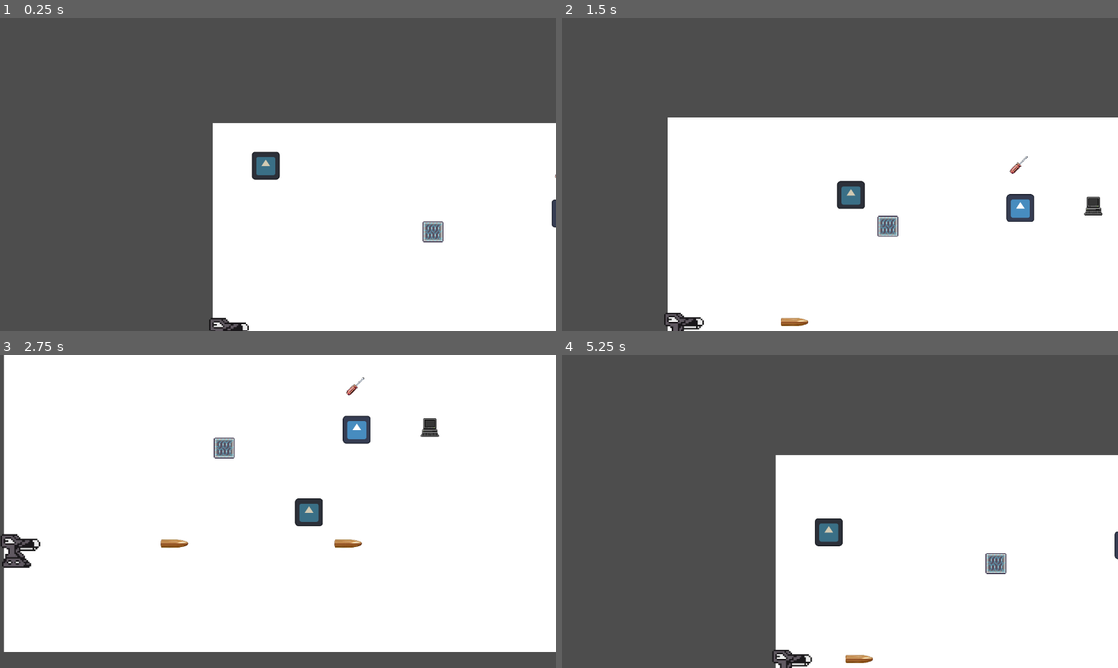
Above: before the commit, frames 1-4 (two rows, left to right).
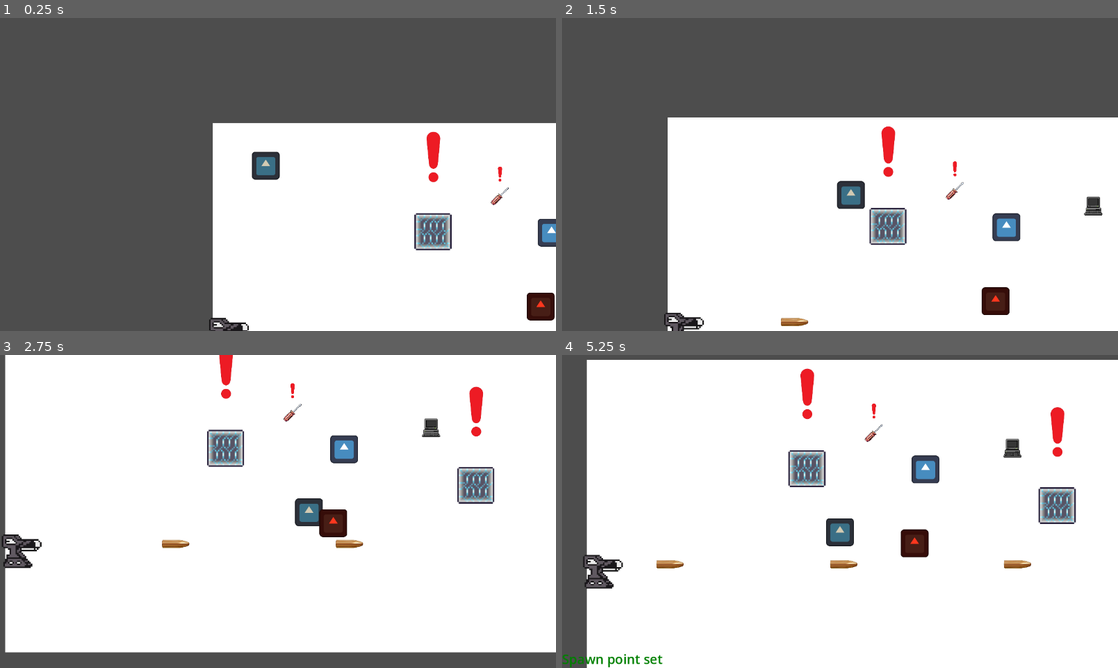
Above: after the commit, the same moments.

Repository: randellsoteo/PixelRig-Showcase
Game: Godot game, scene res://world.tscn
The game is run twice, just before and just after one commit, with the same random seed, the same clock (stepped at 60 frames per second) and the same inputs. The engine's default icon, where the game draws it, is replaced by a stand-in: a white triangle on a blue panel in a dark square.
Inputs:
- Up to frame 1 (0.25 s): no input
- Up to frame 2 (1.5 s): tap Enter (ui_accept) at 0.5, 0.77 s; hold D (Right) 0.53-1.28 s; tap E (Interact) at 0.6, 1.35 s; hold S (Down) from 1.28 s (still down)
- Up to frame 3 (2.75 s): tap Enter (ui_accept) at 1.52 s; release S (Down) at 2.03 s; hold D (Right) from 2.03 s (still down); tap E (Interact) at 2.1 s
- Up to frame 4 (5.25 s): release D (Right) at 2.78 s; hold W (Up) 2.78-3.53 s; tap E (Interact) every 0.75 s from 2.85 to 5.1 s; tap Enter (ui_accept) at 3.02, 3.77, 4.52 s; hold A (Left) 3.53-5.03 s; hold S (Down) from 5.03 s (still down)

The runs differ from the first frame. In frame 1, 1.9% of the frame differs, in the area x 74-100%, y 36-97%; in frame 2, 2.4%; in frame 3, 4.4%; in frame 4, 56%, in the area x 0-100%, y 1-100%.
Error after the commit: Invalid assignment of property or key 'shape' with value of type 'CircleShape2D' on a base object of type 'null instance'. (res://hostile.gd:13)

Commit message:
added indicators at interactibles, introduced a hostile
hostile code not complete, indicator not behaving correctly(not disappearing when interacted)

Diff:
--- /dev/null
+++ b/pixelrig-ai/UIManager.gd
@@ -0,0 +1,13 @@
+extends CanvasLayer
+
+@onready var terminal_text = $TerminalText
+
+func show_message(msg: String, duration: float = 2.0):
+	terminal_text.text = msg
+	terminal_text.visible = true
+
+	# Create timer for auto-hide
+	var timer = get_tree().create_timer(duration)
+	timer.timeout.connect(func():
+		terminal_text.visible = false
+	)
--- a/pixelrig-ai/checkpoint.gd
+++ b/pixelrig-ai/checkpoint.gd
@@ -5,3 +5,6 @@
 	if world and world.has_method("set_spawn_point"):
 		world.set_spawn_point(global_position)
 		print("✅ Checkpoint activated at:", global_position)
+
+		var ui_manager = get_tree().get_root().get_node("World/UI")
+		ui_manager.show_message("Spawn point set")
--- a/pixelrig-ai/checkpoint.tscn
+++ b/pixelrig-ai/checkpoint.tscn
@@ -1,7 +1,8 @@
-[gd_scene load_steps=4 format=3 uid="uid://cb870han1j5p4"]
+[gd_scene load_steps=5 format=3 uid="uid://cb870han1j5p4"]
 
 [ext_resource type="Script" uid="uid://bnufivgjn1yr8" path="res://checkpoint.gd" id="1_luqgl"]
 [ext_resource type="Texture2D" uid="uid://hk2uilcknbi2" path="res://Martian_Conduit_Plating_(placed).png" id="2_r6hke"]
+[ext_resource type="PackedScene" uid="uid://m7pcuhkh2fhn" path="res://indicator.tscn" id="3_tnhlw"]
 
 [sub_resource type="CircleShape2D" id="CircleShape2D_r6hke"]
 radius = 33.9411
@@ -10,7 +11,11 @@
 script = ExtResource("1_luqgl")
 
 [node name="Sprite2D" type="Sprite2D" parent="."]
+scale = Vector2(1.78095, 1.78095)
 texture = ExtResource("2_r6hke")
 
 [node name="CollisionShape2D" type="CollisionShape2D" parent="."]
+scale = Vector2(1.643, 1.643)
 shape = SubResource("CircleShape2D_r6hke")
+
+[node name="Indicator" parent="." instance=ExtResource("3_tnhlw")]
--- /dev/null
+++ b/pixelrig-ai/hostile.gd
@@ -0,0 +1,39 @@
+extends CharacterBody2D
+
+@export var speed: float = 450.0   # slightly faster than player (400)
+@export var detection_radius: float = 200.0
+
+@onready var detection_area: Area2D = $DetectionArea
+var target: Node = null
+
+func _ready():
+	# Make sure detection radius matches exported variable
+	var shape = CircleShape2D.new()
+	shape.radius = detection_radius
+	$DetectionArea/CollisionShape2D.shape = shape
+
+	# Connect signals
+	detection_area.body_entered.connect(_on_body_entered)
+	detection_area.body_exited.connect(_on_body_exited)
+
+func _physics_process(delta: float) -> void:
+	if target:
+		var direction = (target.global_position - global_position).normalized()
+		velocity = direction * speed
+		move_and_slide()
+	else:
+		velocity = Vector2.ZERO
+		move_and_slide()
+
+func _on_body_entered(body: Node) -> void:
+	if body.name == "Player":
+		target = body
+
+func _on_body_exited(body: Node) -> void:
+	if body == target:
+		target = null
+
+func _on_Hostile_body_entered(body: Node) -> void:
+	# Collision with Player (not just detection)
+	if body.name == "Player" and body.has_method("take_damage"):
+		body.take_damage(1)
--- /dev/null
+++ b/pixelrig-ai/hostile.tscn
@@ -0,0 +1,20 @@
+[gd_scene load_steps=4 format=3 uid="uid://drylj2ljl71ai"]
+
+[ext_resource type="Texture2D" uid="uid://hdy2k00in2tp" path="res://icon.svg" id="1_iy37f"]
+[ext_resource type="Script" uid="uid://blme3mphwsc6y" path="res://hostile.gd" id="1_xyycg"]
+
+[sub_resource type="CircleShape2D" id="CircleShape2D_t8igv"]
+radius = 72.4431
+
+[node name="CharacterBody2D" type="CharacterBody2D"]
+scale = Vector2(0.5, 0.5)
+script = ExtResource("1_xyycg")
+
+[node name="Sprite2D" type="Sprite2D" parent="."]
+modulate = Color(1, 0.215686, 0.117647, 1)
+texture = ExtResource("1_iy37f")
+
+[node name="CollisionShape2D" type="CollisionShape2D" parent="Sprite2D"]
+shape = SubResource("CircleShape2D_t8igv")
+
+[node name="Area2D" type="Area2D" parent="Sprite2D/CollisionShape2D"]
--- /dev/null
+++ b/pixelrig-ai/indicator.tscn
@@ -0,0 +1,8 @@
+[gd_scene load_steps=2 format=3 uid="uid://m7pcuhkh2fhn"]
+
+[ext_resource type="Texture2D" uid="uid://esryj45fycro" path="res://indicator.png" id="1_sgcln"]
+
+[node name="Indicator" type="Sprite2D"]
+position = Vector2(1, -172)
+scale = Vector2(0.2, 0.2)
+texture = ExtResource("1_sgcln")
--- /dev/null
+++ b/pixelrig-ai/terminal_text.gd
@@ -0,0 +1,9 @@
+extends Label
+
+func show_message(msg: String, duration: float = 2.0):
+	text = msg
+
+	var timer = get_tree().create_timer(duration)
+	timer.timeout.connect(func():
+		text = ""
+	)
--- a/pixelrig-ai/tool.gd
+++ b/pixelrig-ai/tool.gd
@@ -1,12 +1,15 @@
 extends StaticBody2D
 
+@export var tool_name = "Demo Tool"
+var indicator: Node = null
 
-@export var tool_name = "Demo Tool"
-
-# Reference to the UI label
-@onready var ui_label = get_tree().get_root().get_node("World/UI/TerminalText")
+func _ready():
+	# Load and add indicator scene
+	var indicator_scene = preload("res://Indicator.tscn")
+	indicator = indicator_scene.instantiate()
+	indicator.position = Vector2(0, -32)  # above the sprite
 
 func interact():
-	#ui_label.bbcode_enabled = true
-	ui_label.text = "Picked up " + tool_name
-	queue_free()  # remove the tool from the scene after pickup
+	var ui_manager = get_tree().get_root().get_node("World/UI")
+	ui_manager.show_message("Picked up " + tool_name)
+	queue_free()
--- a/pixelrig-ai/tool.tscn
+++ b/pixelrig-ai/tool.tscn
@@ -1,7 +1,8 @@
-[gd_scene load_steps=4 format=3 uid="uid://pysmgpld30kt"]
+[gd_scene load_steps=5 format=3 uid="uid://pysmgpld30kt"]
 
 [ext_resource type="Script" uid="uid://ne81y0wuay6e" path="res://tool.gd" id="1_f6vxs"]
 [ext_resource type="Texture2D" uid="uid://bgj4oalip25rs" path="res://download-removebg-preview (1).png" id="2_3gk12"]
+[ext_resource type="PackedScene" uid="uid://m7pcuhkh2fhn" path="res://indicator.tscn" id="3_n5j8b"]
 
 [sub_resource type="CapsuleShape2D" id="CapsuleShape2D_3gk12"]
 radius = 21.2132
@@ -12,10 +13,10 @@
 script = ExtResource("1_f6vxs")
 
 [node name="Sprite2D" type="Sprite2D" parent="."]
-position = Vector2(241, 251)
 texture = ExtResource("2_3gk12")
 
 [node name="CollisionShape2D" type="CollisionShape2D" parent="."]
-position = Vector2(243, 247)
 rotation = 0.785398
 shape = SubResource("CapsuleShape2D_3gk12")
+
+[node name="Indicator" parent="." instance=ExtResource("3_n5j8b")]
--- a/pixelrig-ai/world.tscn
+++ b/pixelrig-ai/world.tscn
@@ -1,16 +1,19 @@
-[gd_scene load_steps=16 format=3 uid="uid://b3d5v3f3xxmyr"]
+[gd_scene load_steps=19 format=3 uid="uid://b3d5v3f3xxmyr"]
 
 [ext_resource type="PackedScene" uid="uid://by7yctgrl7bo1" path="res://player.tscn" id="1_f3sb7"]
 [ext_resource type="Script" uid="uid://cye0siraoeqot" path="res://world.gd" id="1_fj7yv"]
 [ext_resource type="Texture2D" uid="uid://cvnjo146ljtu0" path="res://Solid_white.png" id="3_tlwt5"]
 [ext_resource type="PackedScene" uid="uid://hvvkl7lvsd4v" path="res://terminal.tscn" id="4_aqk2v"]
 [ext_resource type="PackedScene" uid="uid://pysmgpld30kt" path="res://tool.tscn" id="5_036b0"]
+[ext_resource type="Script" uid="uid://ce5030nntfbll" path="res://UIManager.gd" id="6_2o6r5"]
 [ext_resource type="Script" uid="uid://bxy6c1qx4dxeq" path="res://quiz_ui.gd" id="6_dwbse"]
+[ext_resource type="Script" uid="uid://1gpblsr3h3ch" path="res://terminal_text.gd" id="6_k3n1d"]
 [ext_resource type="PackedScene" uid="uid://dx5vuu1noee2i" path="res://quizmaster.tscn" id="7_pkg7o"]
 [ext_resource type="PackedScene" uid="uid://oc4d7qawurv6" path="res://terminal_ui.tscn" id="8_gbfbk"]
 [ext_resource type="PackedScene" uid="uid://cfyuw72hl38nd" path="res://shooter.tscn" id="9_ioo17"]
 [ext_resource type="PackedScene" uid="uid://blk42hgh3rpoo" path="res://projectile.tscn" id="10_wse8f"]
 [ext_resource type="PackedScene" uid="uid://cb870han1j5p4" path="res://checkpoint.tscn" id="11_ic0uy"]
+[ext_resource type="PackedScene" uid="uid://drylj2ljl71ai" path="res://hostile.tscn" id="14_70uel"]
 
 [sub_resource type="RectangleShape2D" id="RectangleShape2D_fj7yv"]
 size = Vector2(1280, 20)
@@ -113,6 +116,7 @@
 scale = Vector2(0.3, 0.3)
 
 [node name="UI" type="CanvasLayer" parent="."]
+script = ExtResource("6_2o6r5")
 
 [node name="TerminalText" type="Label" parent="UI"]
 anchors_preset = 2
@@ -123,13 +127,14 @@
 grow_vertical = 0
 theme_override_colors/font_color = Color(0, 0.501961, 0, 1)
 theme_override_font_sizes/font_size = 30
+script = ExtResource("6_k3n1d")
 
 [node name="Tool" parent="." instance=ExtResource("5_036b0")]
-position = Vector2(736, 34)
+position = Vector2(661, 169)
 scale = Vector2(0.3, 0.3)
 
 [node name="Quizmaster" parent="." instance=ExtResource("7_pkg7o")]
-position = Vector2(812, 208)
+position = Vector2(780, 252)
 
 [node name="TerminalUI" parent="." instance=ExtResource("8_gbfbk")]
 
@@ -144,3 +149,10 @@
 
 [node name="Checkpoint" parent="." instance=ExtResource("11_ic0uy")]
 position = Vector2(507, 250)
+
+[node name="Checkpoint2" parent="." instance=ExtResource("11_ic0uy")]
+position = Vector2(1083, 335)
+scale = Vector2(1.00289, 0.98433)
+
+[node name="CharacterBody2D" parent="." instance=ExtResource("14_70uel")]
+position = Vector2(755, 422)
Not shown, added: pixelrig-ai/UIManager.gd.uid
Not shown, added: pixelrig-ai/hostile.gd.uid
Binary file added: pixelrig-ai/indicator.png
Not shown, added: pixelrig-ai/indicator.png.import
Not shown, added: pixelrig-ai/terminal_text.gd.uid
